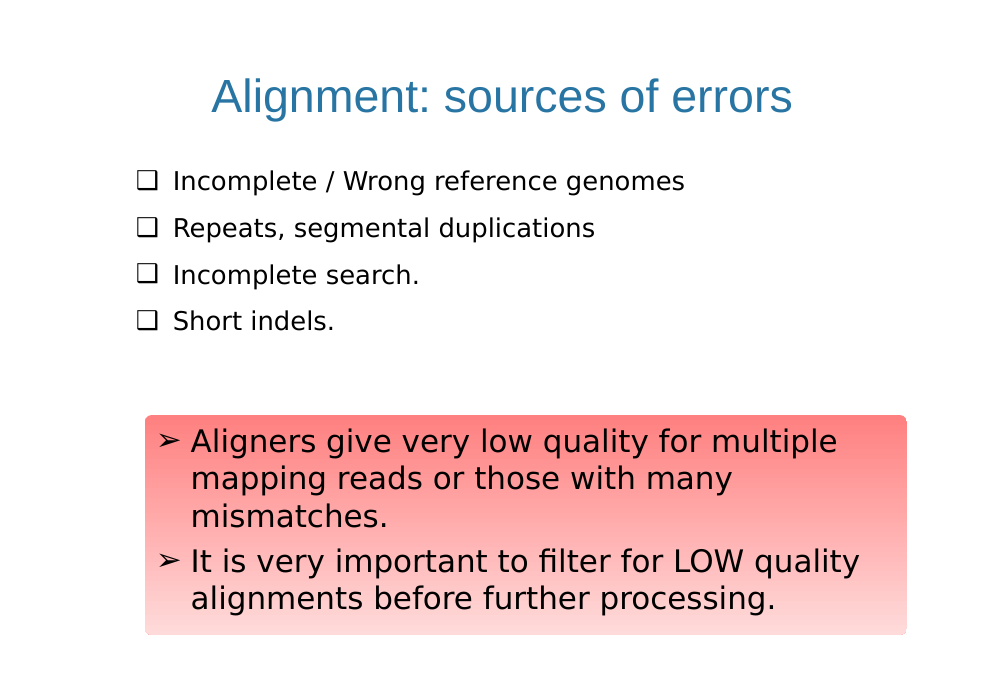
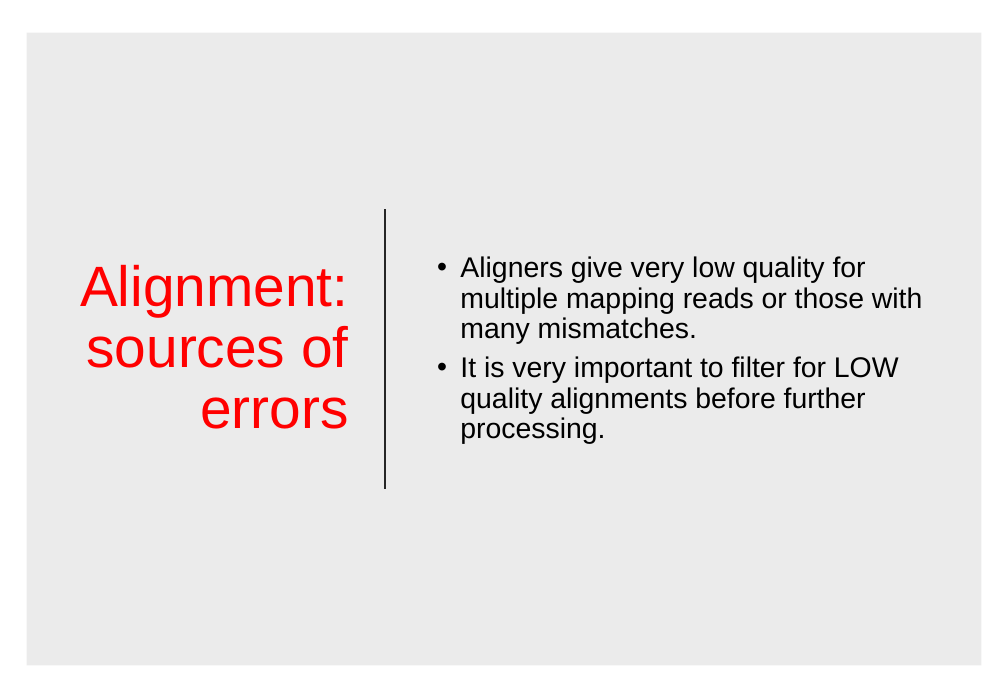
Before and after one commit to miguelperezenciso/NGScrashcourse, a slide deck: slide 18 of 2019_MSc_slides.pptx. Drawn at 1008x698 pixels with LibreOffice and Linux fonts; fonts in the diff are those of the drawing. Boxes give left, top, right and bottom in pixels: in the first picture for what was removed or moved away, otherwise in the second. Text is boxed around its words. In the diff, an @@ line names an element or a change of style, - is before the commit and + after.

```diff
--- a/2019_MSc_slides.pptx
+++ b/2019_MSc_slides.pptx
@@ rectangle added at (27,33,982,665), fill #000000 at 8% opacity @@
@@ text "Alignment: sources of errors": place and size @@
-text "Alignment: sources of errors" at (211,78,792,122)
+text "Alignment: sources of errors" at (80,264,348,429)
@@ text "Alignment: sources of errors" at (80,264,348,429): size 36 to 44 pt, text colour #2875A4 to #FF0000; alignment centre to right; line spacing 1 to 0.9; more space between paragraphs @@
@@ text "Aligners give very low quality ...": place and size @@
-text "Aligners give very low quality ..." at (144,415,907,635)
+text "Aligners give very low quality ..." at (460,256,922,444)
@@ text "Aligners give very low quality ..." at (460,256,922,444): size 24 to 22 pt, font DejaVu Sans to Arial; bullet ➢ to •; line spacing 1 to 0.9; vertical alignment top to middle; fill gradient #FF8080 to #FFDADA to none @@
@@ text removed at (173,170,685,331) @@
-❑ Incomplete / Wrong reference genomes
-❑ Repeats, segmental duplications
-❑ Incomplete search.
-❑ Short indels.
@@ line added from (385, 209) to (385, 489), #262626 1.5 pt @@
```
Also in this commit, not shown: 12 other slides changed, 1 slide added, 1 slide removed.
